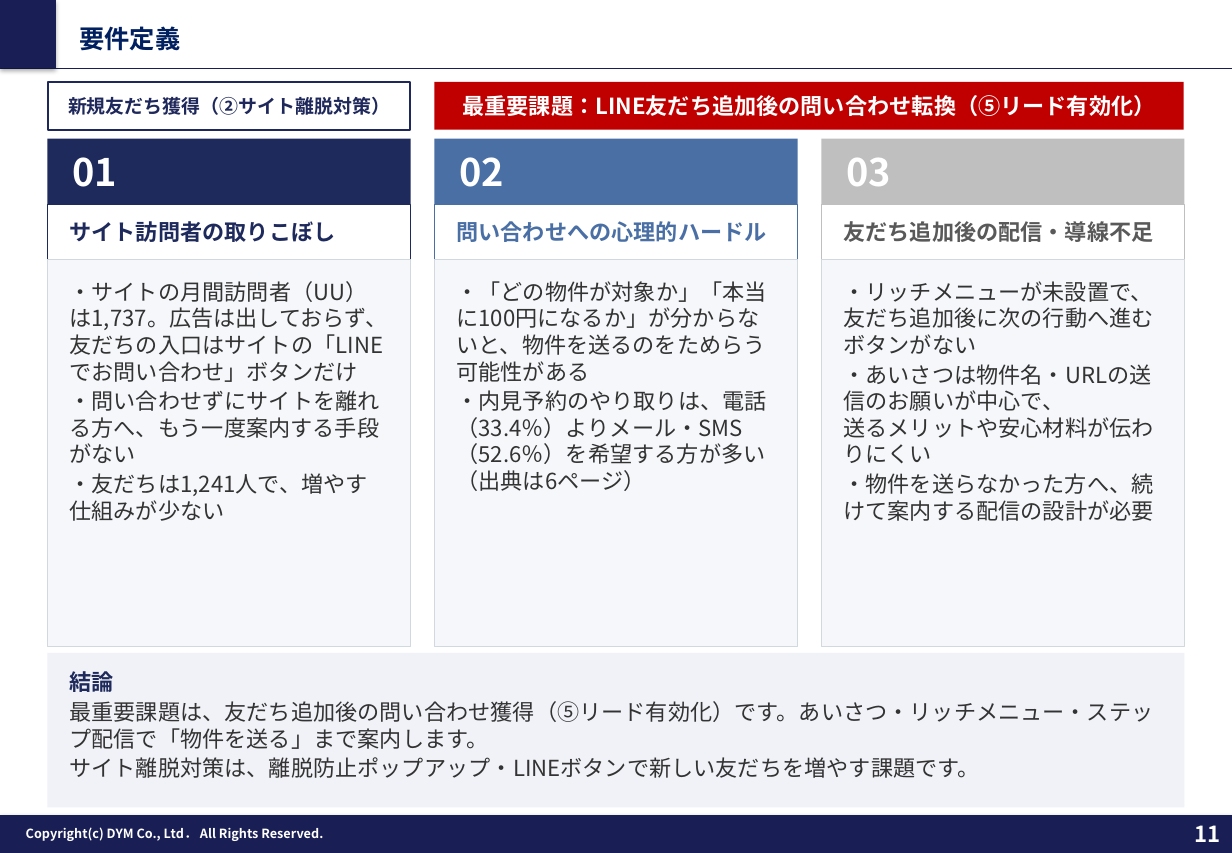
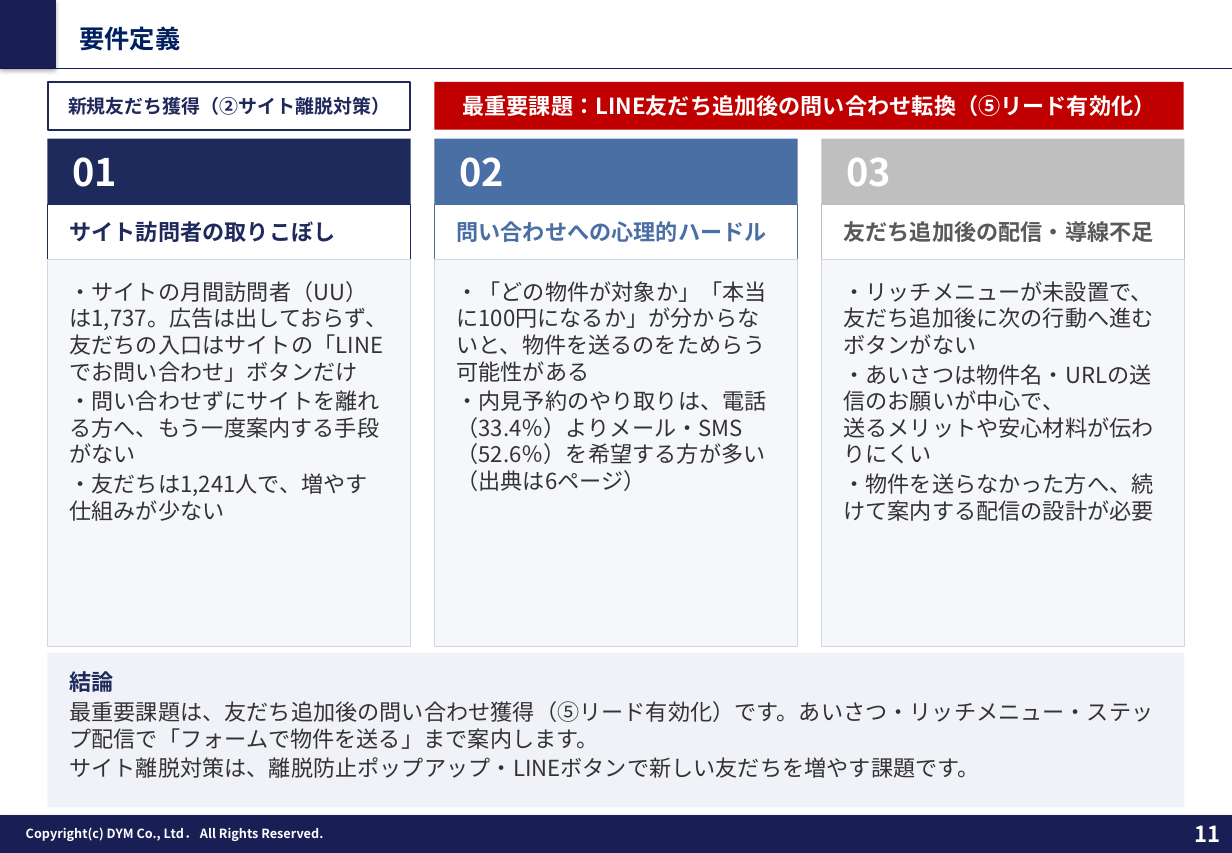
Before and after one commit to tonomura-r-dev/folder, a slide deck: slide 11 of 202610_株式会社あらうち御中_LINE公式アカウント運用のご提案_v9.pptx. Drawn at 1232x853 pixels with LibreOffice and Linux fonts; fonts in the diff are those of the drawing; background and template pictures are left out. Boxes give left, top, right and bottom in pixels: in the first picture for what was removed or moved away, otherwise in the second. Text is boxed around its words. In the diff, an @@ line names an element or a change of style, - is before the commit and + after.

```diff
--- a/202610_株式会社あらうち御中_LINE公式アカウント運用のご提案_v9.pptx
+++ b/202610_株式会社あらうち御中_LINE公式アカウント運用のご提案_v9.pptx
@@ text in rectangle at box(69, 701, 1153, 749): text changed @@
-最重要課題は、友だち追加後の問い合わせ獲得（⑤リード有効化）です。あいさつ・リッチメニュー・ステップ配信で「物件を送る」まで案内します。
+最重要課題は、友だち追加後の問い合わせ獲得（⑤リード有効化）です。あいさつ・リッチメニュー・ステップ配信で「フォームで物件を送る」まで案内します。
```
Also in this commit, not shown: 9 other slides changed, 4 other files.
